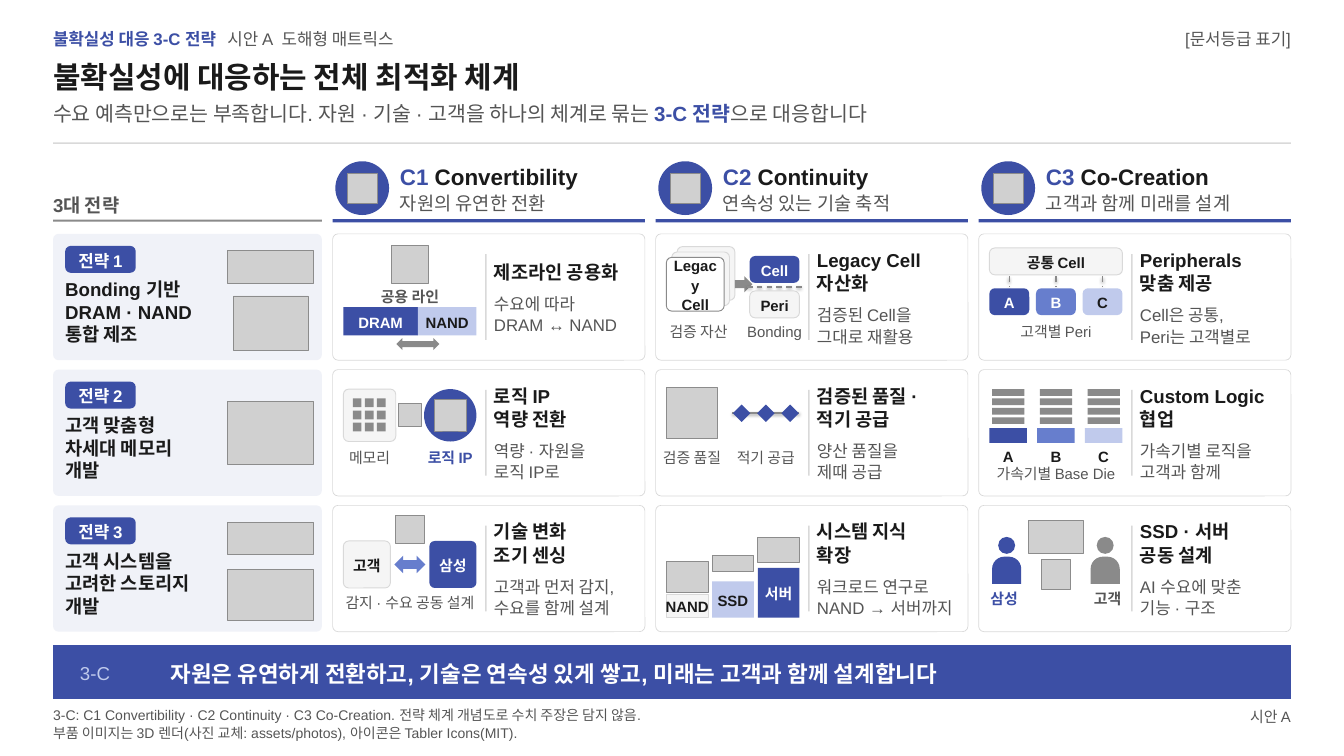
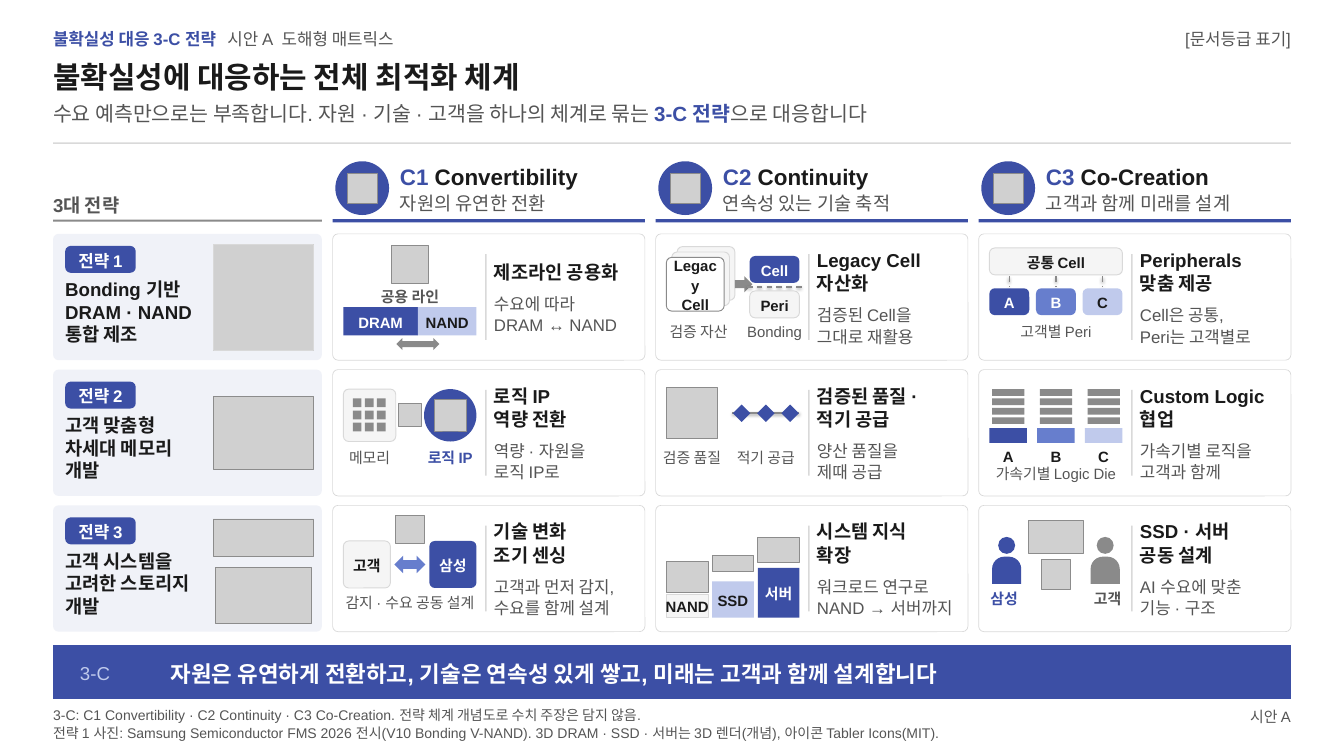
Before and after one commit to k31001/action-learning, a slide deck: slide 1 of outputs/presentation/uncertainty-3c-strategy-options.pptx. Drawn at 1344x756 pixels with LibreOffice and Linux fonts; fonts in the diff are those of the drawing; grey boxes stand for pictures. Boxes give left, top, right and bottom in pixels: in the first picture for what was removed or moved away, otherwise in the second. Text is boxed around its words. In the diff, an @@ line names an element or a change of style, - is before the commit and + after.

```diff
--- a/outputs/presentation/uncertainty-3c-strategy-options.pptx
+++ b/outputs/presentation/uncertainty-3c-strategy-options.pptx
@@ picture: place and size @@
-picture at [228,251,314,283]
+picture at [213,244,314,350]
@@ rectangle added at [213,244,314,350], outline #D9D9D9 0.75 pt @@
@@ picture removed at [234,296,308,351] @@
@@ picture: place and size @@
-picture at [228,401,314,464]
+picture at [213,396,314,470]
@@ text at [996,466,1116,482]: text changed @@
-가속기별 Base Die
+가속기별 Logic Die
@@ picture: place and size @@
-picture at [228,522,314,554]
+picture at [213,519,314,556]
@@ picture: place and size @@
-picture at [228,570,314,620]
+picture at [216,567,311,624]
@@ text at [53,726,939,741]: text changed @@
-부품 이미지는 3D 렌더(사진 교체: assets/photos), 아이콘은 Tabler Icons(MIT).
+전략 1 사진: Samsung Semiconductor FMS 2026 전시(V10 Bonding V-NAND). 3D DRAM · SSD · 서버는 3D 렌더(개념), 아이콘 Tabler Icons(MIT).
```
Also in this commit, not shown: 2 other slides changed, 9 other files.
